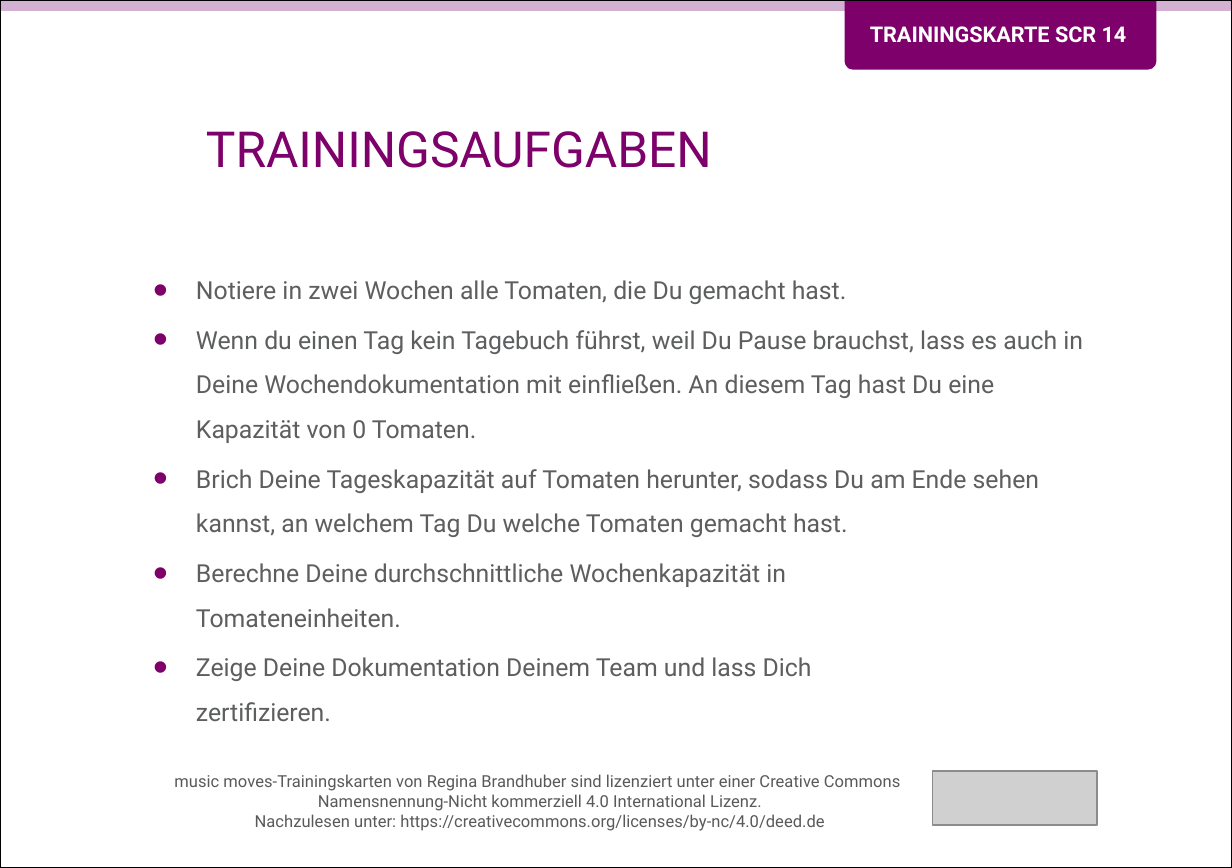
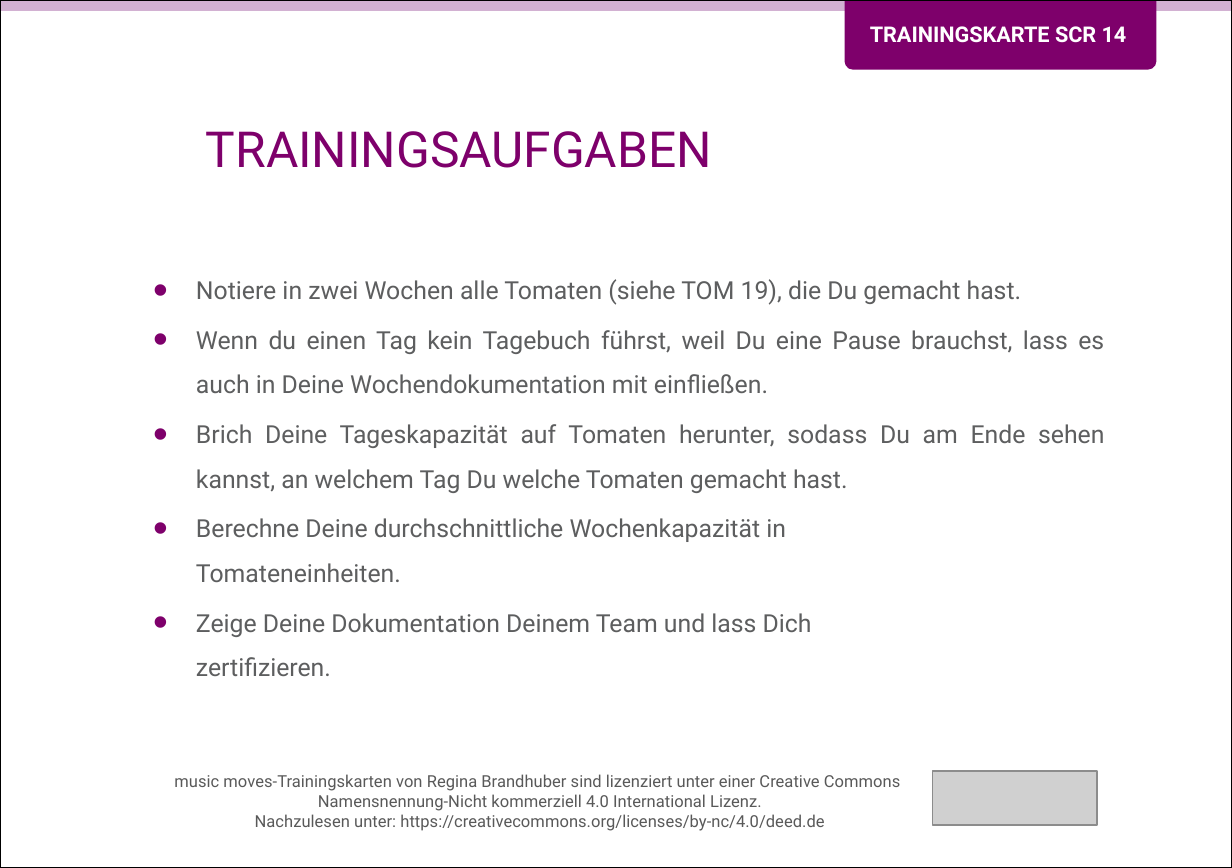
Before and after one commit to Teamtool/training-materials, a slide deck: slide 2 of training-cards/music moves/Scrum (SCR)/ger/apprentice/ger_SCR_14_Was_passt_in_eine_Woche_MM_A.pptx. Drawn at 1232x868 pixels with LibreOffice and Linux fonts; fonts in the diff are those of the drawing; grey boxes stand for pictures; background and template pictures are left out. Boxes give left, top, right and bottom in pixels: in the first picture for what was removed or moved away, otherwise in the second. Text is boxed around its words. In the diff, an @@ line names an element or a change of style, - is before the commit and + after.

```diff
--- a/training-cards/music moves/Scrum (SCR)/ger/apprentice/ger_SCR_14_Was_passt_in_eine_Woche_MM_A.pptx
+++ b/training-cards/music moves/Scrum (SCR)/ger/apprentice/ger_SCR_14_Was_passt_in_eine_Woche_MM_A.pptx
@@ text at [196,279,1104,393]: text changed @@
-• Notiere in zwei Wochen alle Tomaten, die Du gemacht hast.
-• Wenn du einen Tag kein Tagebuch führst, weil Du Pause brauchst, lass es auch in Deine Wochendokumentation mit einfließen. An diesem Tag hast Du eine Kapazität von 0 Tomaten.
+• Notiere in zwei Wochen alle Tomaten (siehe TOM 19), die Du gemacht hast.
+• Wenn du einen Tag kein Tagebuch führst, weil Du eine Pause brauchst, lass es auch in Deine Wochendokumentation mit einfließen.
@@ text at [196,424,1104,493]: alignment left to justified @@
```
Also in this commit, not shown: 1 other slide changed, 3 other files.
